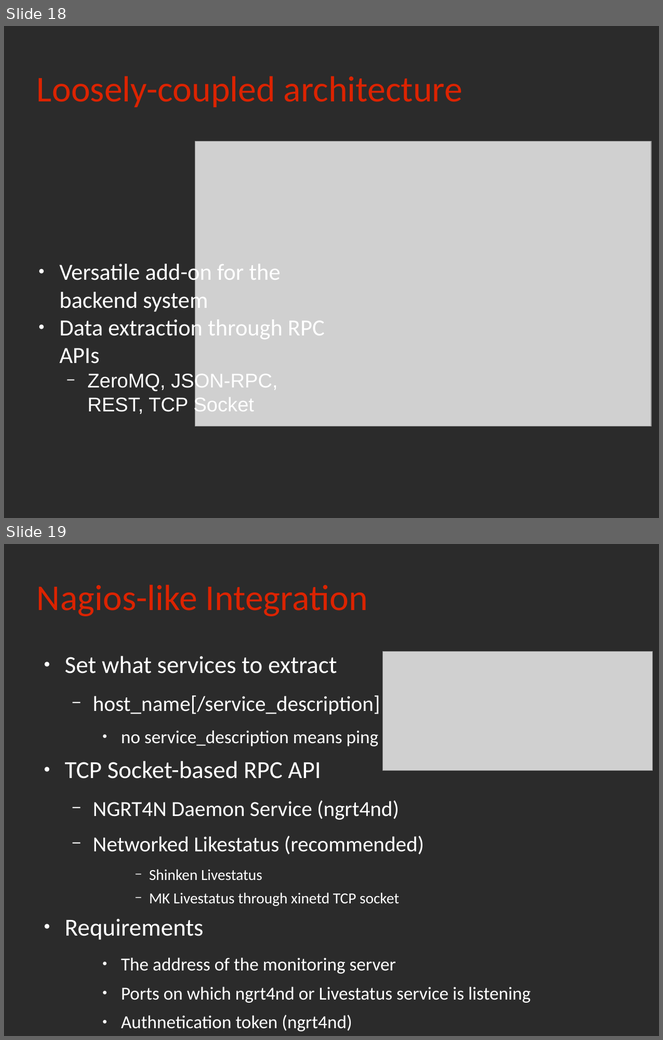
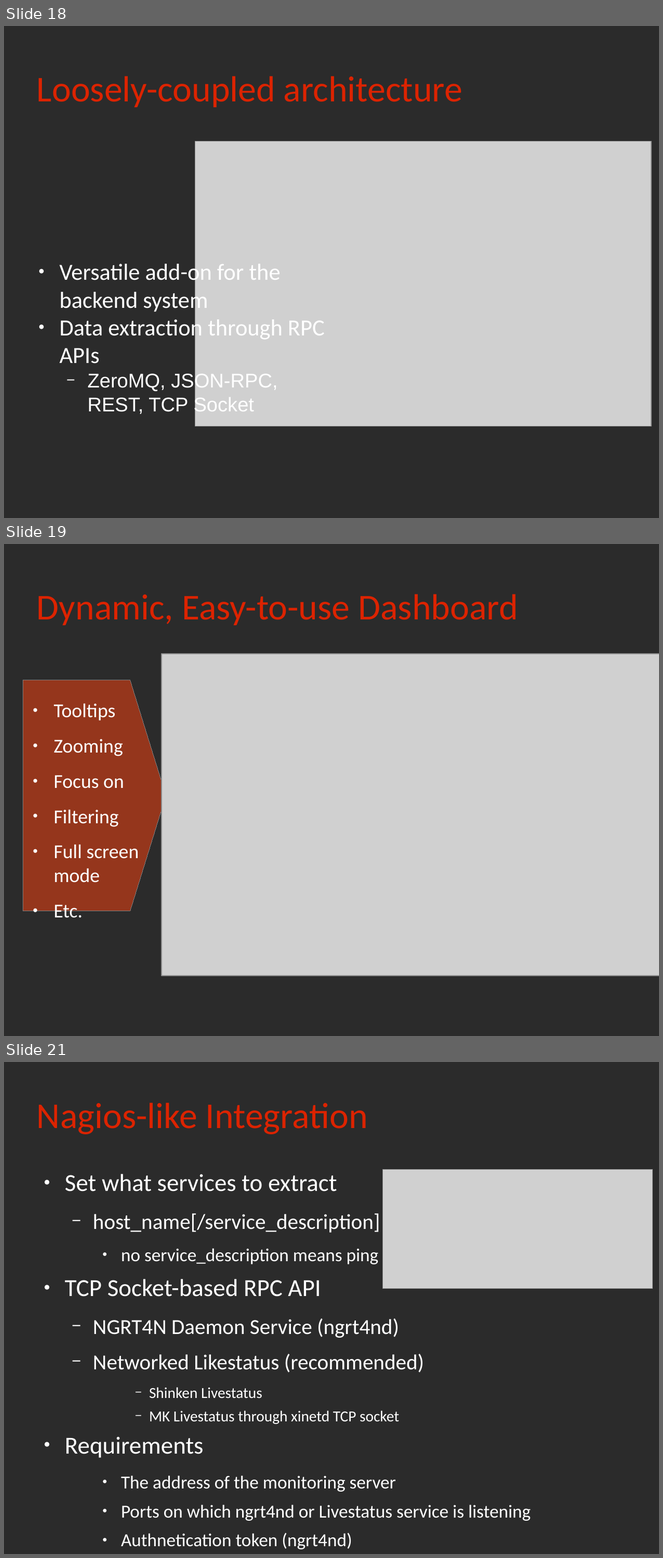
Before and after one commit to rchakode/realopinsight, a slide deck: doc/talks/rmll-2013.odp. Shown one above the other, each under a label of ours: slides 18 and 19 before the commit, slides 18, 19 and 21 after it; the slides between them are not shown. The pictures are 663x1040 and 663x1558 pixels, drawn with LibreOffice and Linux fonts; fonts in the diff are those of the drawing; grey boxes stand for pictures; background and template pictures are left out; a plain dark background stands for a picture behind light text. Boxes give left, top, right and bottom in pixels: in the first picture for what was removed or moved away, otherwise in the second. Text is boxed around its words. In the diff, an @@ line names an element or a change of style, - is before the commit and + after.

```diff
--- a/doc/talks/rmll-2013.odp
+++ b/doc/talks/rmll-2013.odp
@@ slide 19 added at bbox=[4, 544, 659, 1036], background picture (left out) @@
@@ title added at bbox=[37, 594, 518, 626], 44 pt, text #DC2300 @@
+Dynamic, Easy-to-use Dashboard
@@ picture added at bbox=[162, 653, 659, 975] @@
@@ freeform shape added at bbox=[23, 680, 166, 911], fill #FF420E at 50% opacity, outline #808080 0 pt @@
@@ text added at bbox=[54, 703, 139, 922], 23.8 pt, text #FFFFFF @@
+● Tooltips
+● Zooming
+● Focus on
+● Filtering
+● Full screen mode
+● Etc.
@@ what was slide 19 is now slide 21 @@
```
Also in this commit, not shown: 1 other slide added.
